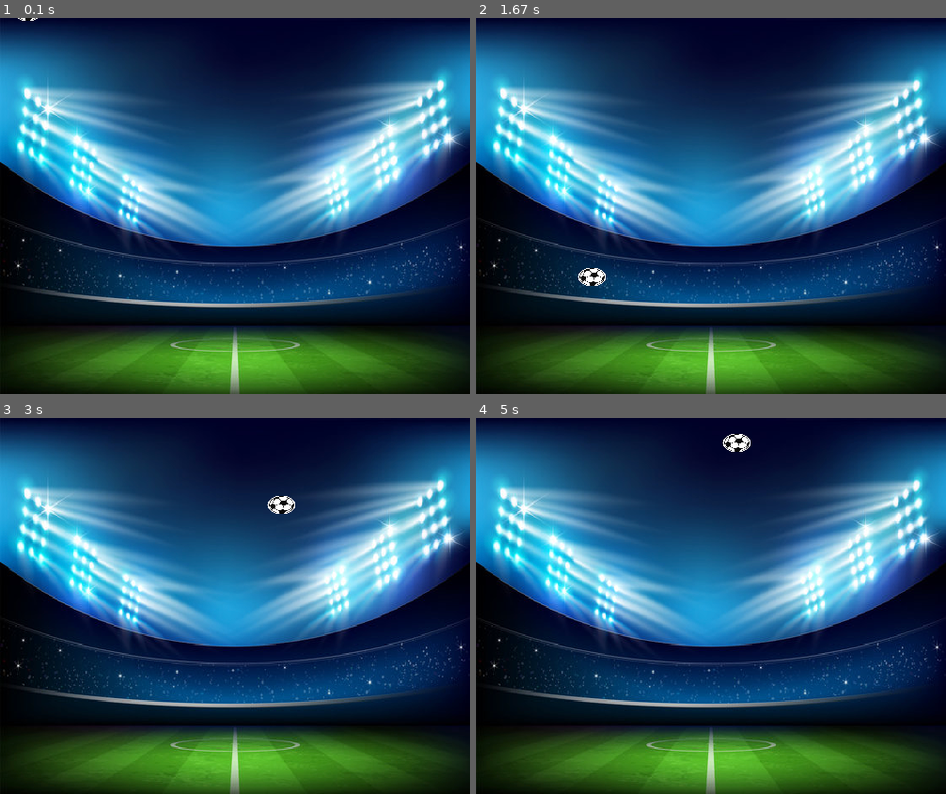
Above: before the commit, frames 1-4 (two rows, left to right).
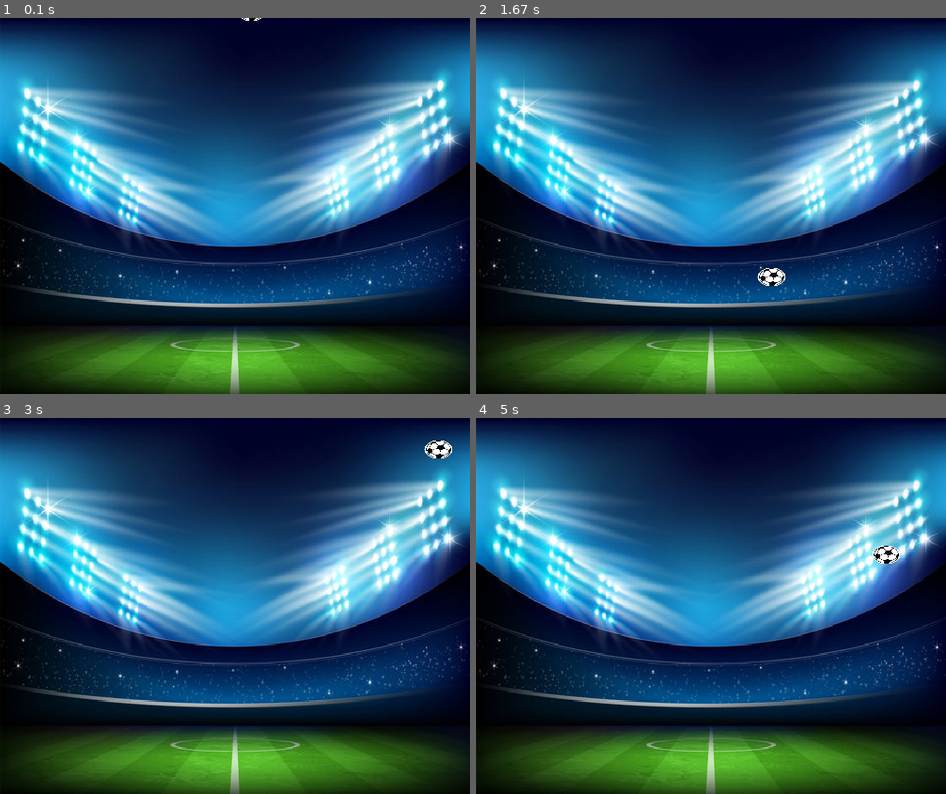
Above: after the commit, the same moments.

Repository: Pedroivo1600/PyGame
Game: pygame game, started from jogo_v1.py
Same seed, same stepped clock (60 frames per second), same inputs: the game is played once before the commit and once after it.
Inputs:
- Up to frame 1 (0.1 s): no input
- Up to frame 2 (1.67 s): no input
- Up to frame 3 (3 s): no input
- Up to frame 4 (5 s): no input

The runs differ from the first frame. In frame 1, less than 0.1% of the frame differs, in the area x 3-56%, y 0-1%; in frame 2, 0.5%, in the area x 21-66%, y 66-72%; in frame 3, 0.5%; in frame 4, 0.5%.

Commit message:
aperfeiçoando mecanismo sem o uso de sprite

Diff:
--- a/jogo_v1.py
+++ b/jogo_v1.py
@@ -17,10 +17,10 @@
 football = pygame.transform.scale(football, (ball_width, ball_height))
 
 #Posição da bola
-football_x = random.randint(10, WIDTH-ball_width)
+football_x = random.randint(250, WIDTH-ball_width)
 football_y = random.randint(-50, -ball_height)
 #Velocidade da bola
-football_speedx = random.randint(1, 2)
+football_speedx = random.randint(-2, 2)
 football_speedy = random.randint(4, 6)
 
 #Definindo os frames por segundo para ajustar a velocidade da bola
@@ -37,14 +37,21 @@
     football_x+=football_speedx
     football_y+=football_speedy
     if football_x > WIDTH or football_y > HEIGHT:
-        football_x = 250
-        football_y = -ball_height
+        football_x = random.randint(250, WIDTH-ball_width)
+        football_y = random.randint(-50, -ball_height)
+        football_speedx = random.randint(-2, 2)
+        football_speedy = random.randint(4, 6)
+
+    x = pygame.time.get_ticks()
+
+    print(x)
 
 
     #Adicionando imagens para tela principal
     window.fill((255, 255, 255))
     window.blit(background, (0, 0))
     window.blit(football, (football_x, football_y))
+    print(football_speedx)
 
     pygame.display.update()
 
